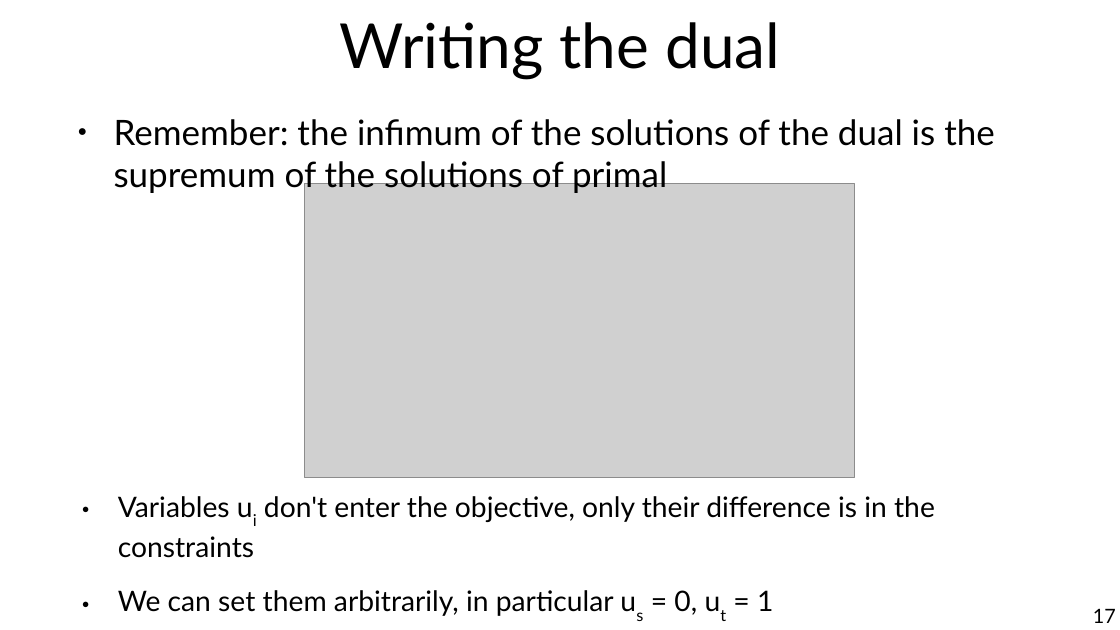
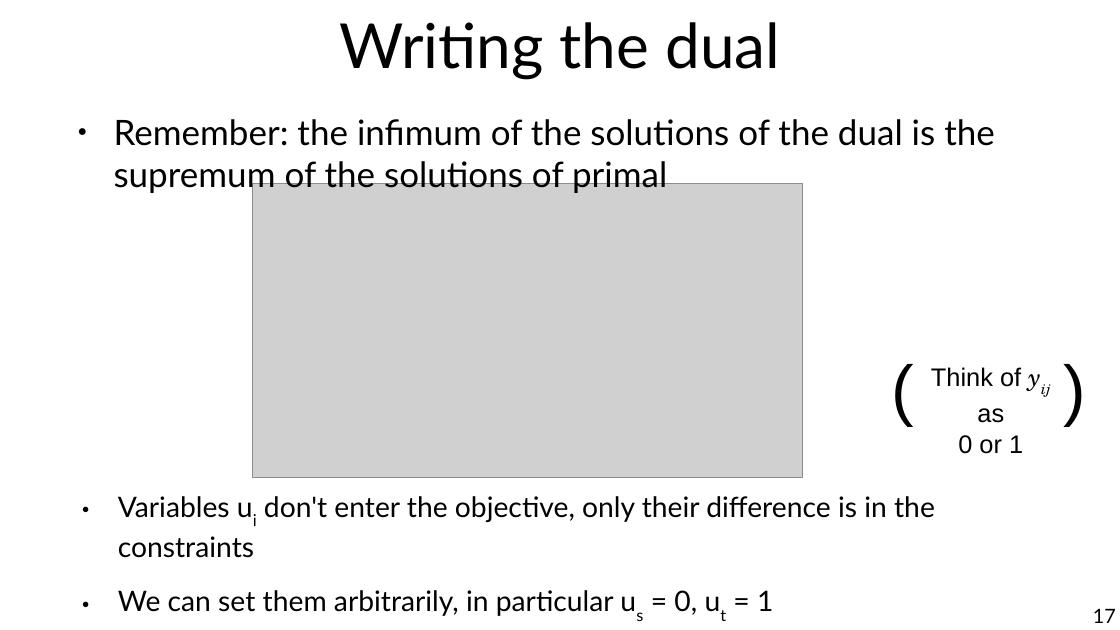
Before and after one commit to chatox/networks-science-course, a slide deck: slide 17 of theory/tt12_network_flows.odp. Drawn at 1120x630 pixels with LibreOffice and Linux fonts; fonts in the diff are those of the drawing; grey boxes stand for pictures. Boxes give left, top, right and bottom in pixels: in the first picture for what was removed or moved away, otherwise in the second. Text is boxed around its words. In the diff, an @@ line names an element or a change of style, - is before the commit and + after.

```diff
--- a/theory/tt12_network_flows.odp
+++ b/theory/tt12_network_flows.odp
@@ picture moved from (x1=305, y1=184, x2=855, y2=478) to (x1=253, y1=184, x2=803, y2=478) @@
@@ text added at (x1=882, y1=341, x2=943, y2=427), 48 pt, text #000000 @@
+(
@@ text added at (x1=1054, y1=341, x2=1115, y2=427), 48 pt, text #000000 @@
+)
@@ text added at (x1=931, y1=367, x2=1023, y2=454), 18 pt, text #000000 @@
+Think of yij as
+0 or 1
```
Also in this commit, not shown: 11 other slides changed, 3 slides added, 1 slide removed, 1 other file.
